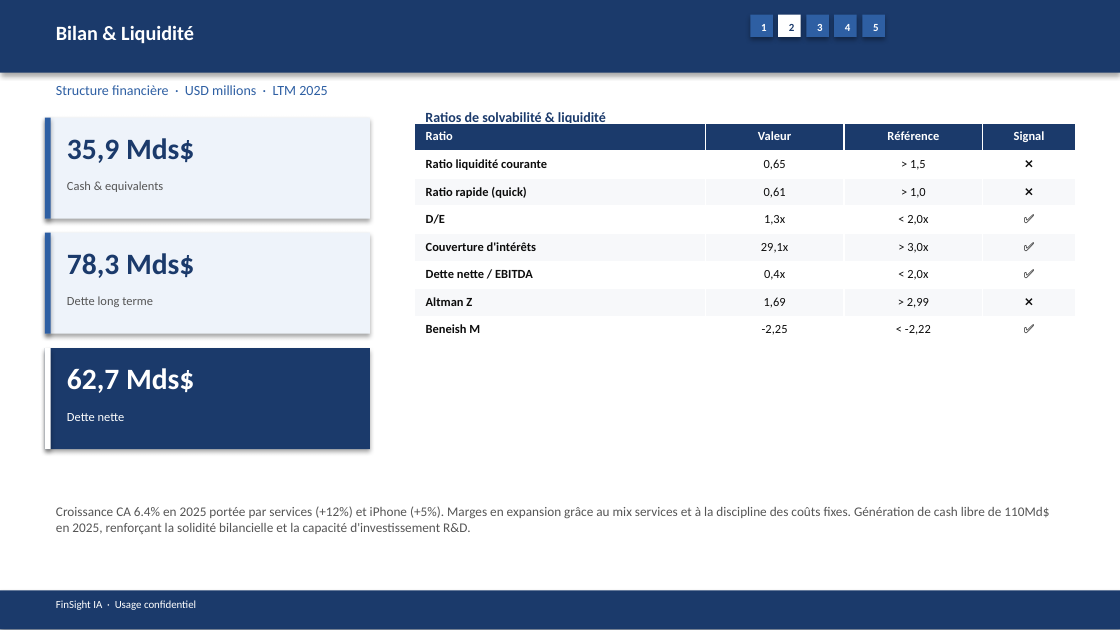
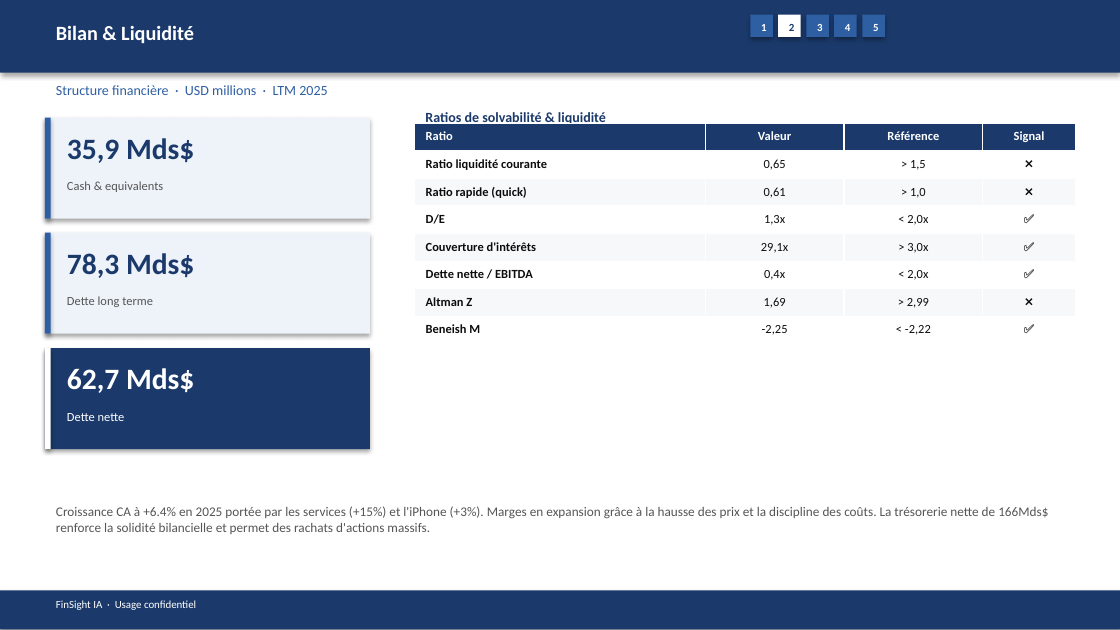
Before and after one commit to baptistejeh07-art/finsight-ia, a slide deck: slide 9 of preview/AAPL/AAPL_pitchbook.pptx. Drawn at 1120x630 pixels with LibreOffice and Linux fonts; fonts in the diff are those of the drawing. Boxes give left, top, right and bottom in pixels: in the first picture for what was removed or moved away, otherwise in the second. Text is boxed around its words. In the diff, an @@ line names an element or a change of style, - is before the commit and + after.

```diff
--- a/preview/AAPL/AAPL_pitchbook.pptx
+++ b/preview/AAPL/AAPL_pitchbook.pptx
@@ text at (x1=56, y1=506, x2=1048, y2=534): text changed @@
-Croissance CA 6.4% en 2025 portée par services (+12%) et iPhone (+5%). Marges en expansion grâce au mix services et à la discipline des coûts fixes. Génération de cash libre de 110Md$ en 2025, renforçant la solidité bilancielle et la capacité d'investissement R&D.
+Croissance CA à +6.4% en 2025 portée par les services (+15%) et l'iPhone (+3%). Marges en expansion grâce à la hausse des prix et la discipline des coûts. La trésorerie nette de 166Mds$ renforce la solidité bilancielle et permet des rachats d'actions massifs.
```
Also in this commit, not shown: 12 other slides changed, 4 other files.
